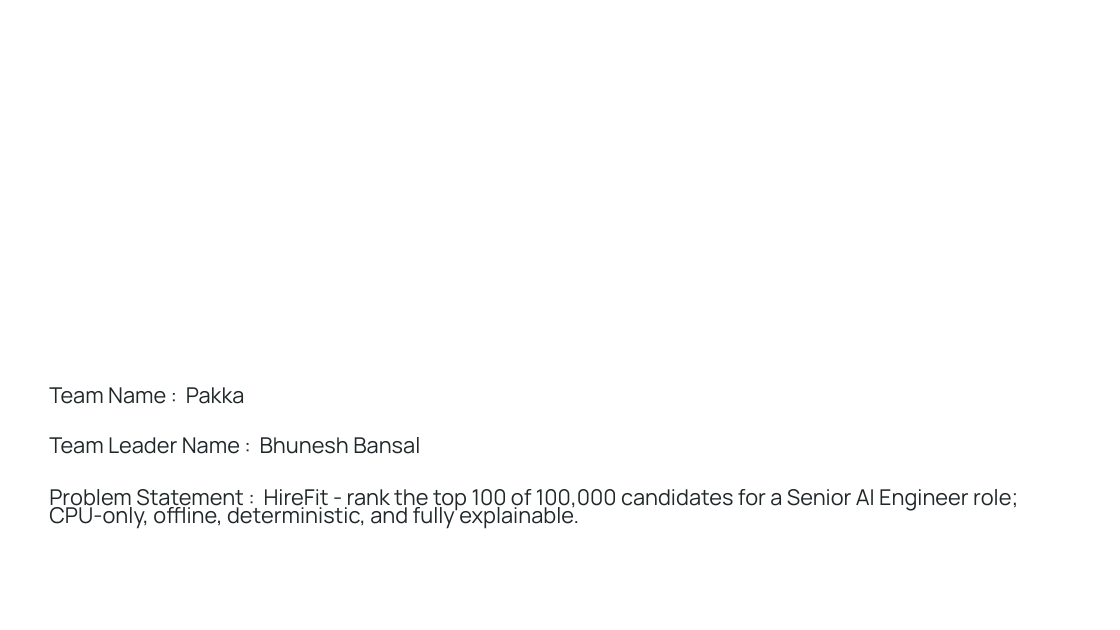
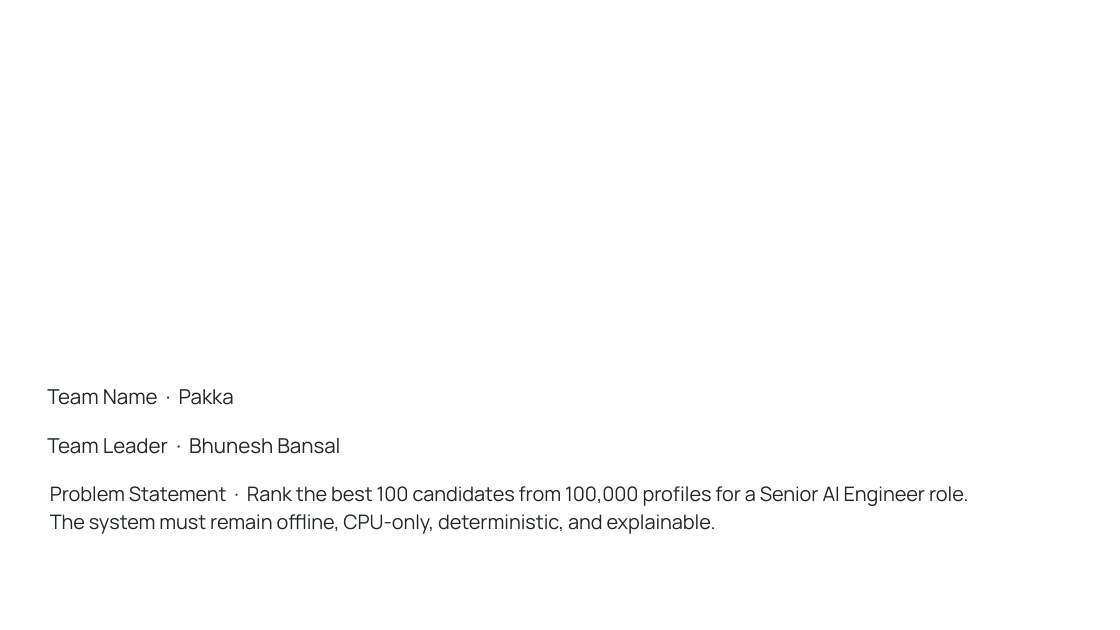
Before and after one commit to bansalbhunesh/redrob-hirefit-ranker, a slide deck: slide 1 of docs/HireFit_Submission_Deck.pptx. Drawn at 1120x630 pixels with LibreOffice and Linux fonts; fonts in the diff are those of the drawing; background and template pictures are left out. Boxes give left, top, right and bottom in pixels: in the first picture for what was removed or moved away, otherwise in the second. Text is boxed around its words. In the diff, an @@ line names an element or a change of style, - is before the commit and + after.

```diff
--- a/docs/HireFit_Submission_Deck.pptx
+++ b/docs/HireFit_Submission_Deck.pptx
@@ text at (x1=47, y1=389, x2=234, y2=405): text changed; size 14 to 13.1 pt @@
-Team Name : Pakka
+Team Name · Pakka
@@ text at (x1=47, y1=438, x2=340, y2=454): text changed; size 14 to 13.1 pt @@
-Team Leader Name : Bhunesh Bansal
+Team Leader · Bhunesh Bansal
@@ text at (x1=50, y1=486, x2=968, y2=534): text changed; size 14 to 12.8 pt @@
-Problem Statement : HireFit - rank the top 100 of 100,000 candidates for a Senior AI Engineer role; CPU-only, offline, deterministic, and fully explainable.
+Problem Statement · Rank the best 100 candidates from 100,000 profiles for a Senior AI Engineer role.
+The system must remain offline, CPU-only, deterministic, and explainable.
```
Also in this commit, not shown: 9 other slides changed, 1 slide added, 1 slide removed.
